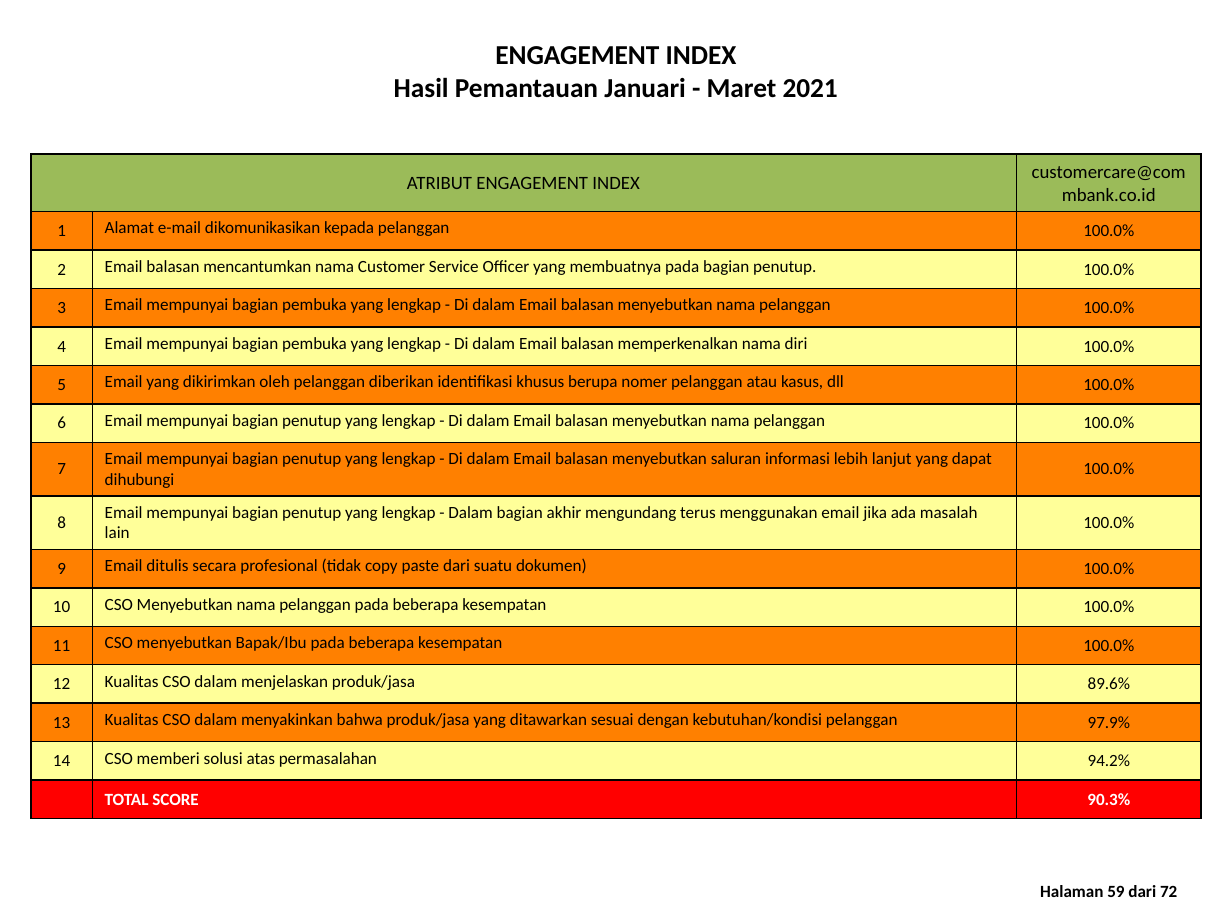
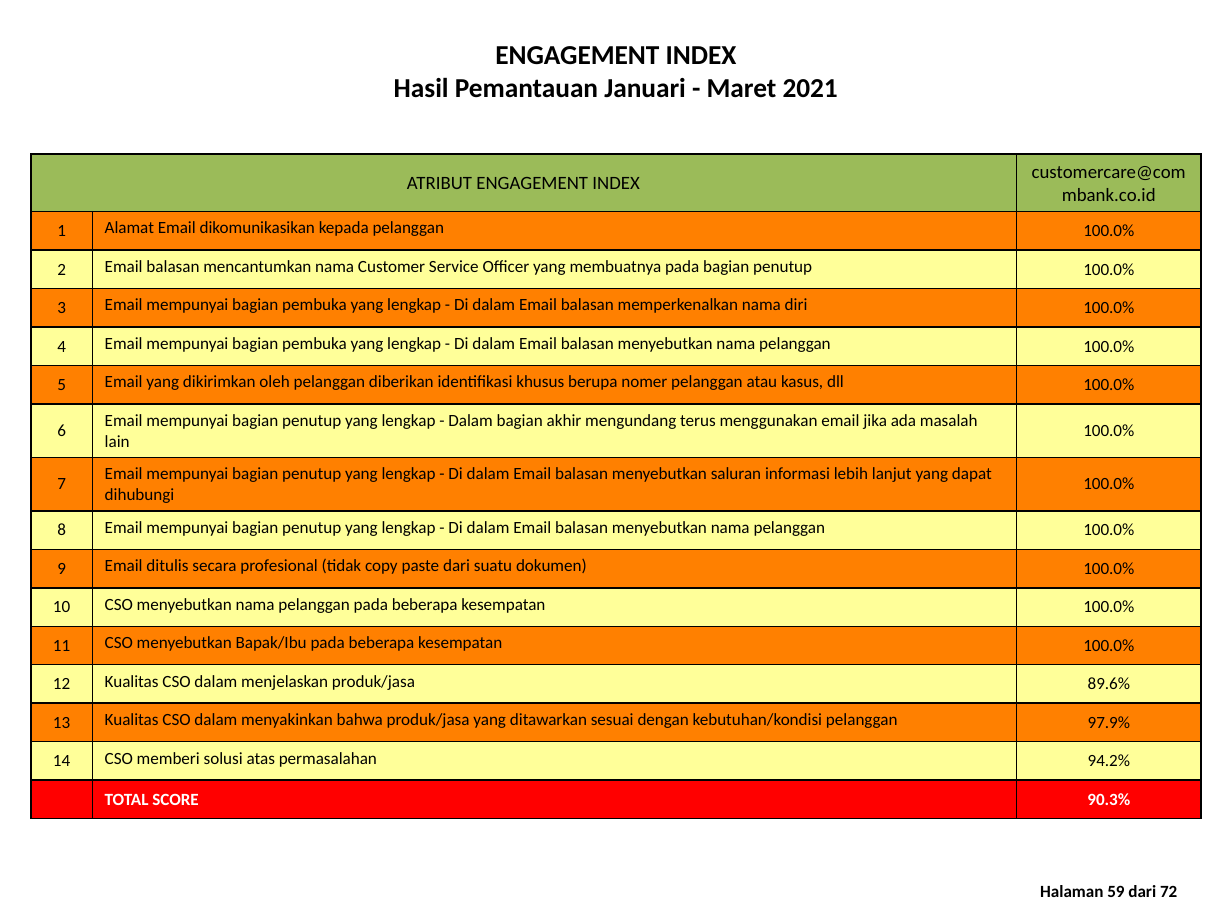
Before and after one commit to datateamFrontier/sei_automation, a slide deck: slide 60 of laporan/Laporan email customercare@commbank.co.id 2021.pptx. Drawn at 1232x924 pixels with LibreOffice and Linux fonts; fonts in the diff are those of the drawing. Boxes give left, top, right and bottom in pixels: in the first picture for what was removed or moved away, otherwise in the second. Text is boxed around its words. In the diff, an @@ line names an element or a change of style, - is before the commit and + after.

```diff
--- a/laporan/Laporan email customercare@commbank.co.id 2021.pptx
+++ b/laporan/Laporan email customercare@commbank.co.id 2021.pptx
@@ table at [31, 154, 1201, 809] @@
-row 2, column 2: Alamat e-mail dikomunikasikan kepada pelanggan
+row 2, column 2: Alamat Email dikomunikasikan kepada pelanggan
-row 3, column 2: Email balasan mencantumkan nama Customer Service Officer yang membuatnya pada bagian penutup.
+row 3, column 2: Email balasan mencantumkan nama Customer Service Officer yang membuatnya pada bagian penutup
-row 4, column 2: Email mempunyai bagian pembuka yang lengkap - Di dalam Email balasan menyebutkan nama pelanggan
+row 4, column 2: Email mempunyai bagian pembuka yang lengkap - Di dalam Email balasan memperkenalkan nama diri
-row 5, column 2: Email mempunyai bagian pembuka yang lengkap - Di dalam Email balasan memperkenalkan nama diri
+row 5, column 2: Email mempunyai bagian pembuka yang lengkap - Di dalam Email balasan menyebutkan nama pelanggan
-row 7, column 2: Email mempunyai bagian penutup yang lengkap - Di dalam Email balasan menyebutkan nama pelanggan
+row 7, column 2: Email mempunyai bagian penutup yang lengkap - Dalam bagian akhir mengundang terus menggunakan email jika ada masalah lain
-row 9, column 2: Email mempunyai bagian penutup yang lengkap - Dalam bagian akhir mengundang terus menggunakan email jika ada masalah lain
+row 9, column 2: Email mempunyai bagian penutup yang lengkap - Di dalam Email balasan menyebutkan nama pelanggan
-row 11, column 2: CSO Menyebutkan nama pelanggan pada beberapa kesempatan
+row 11, column 2: CSO menyebutkan nama pelanggan pada beberapa kesempatan
```
Also in this commit, not shown: 39 other slides changed, 44 other files.
